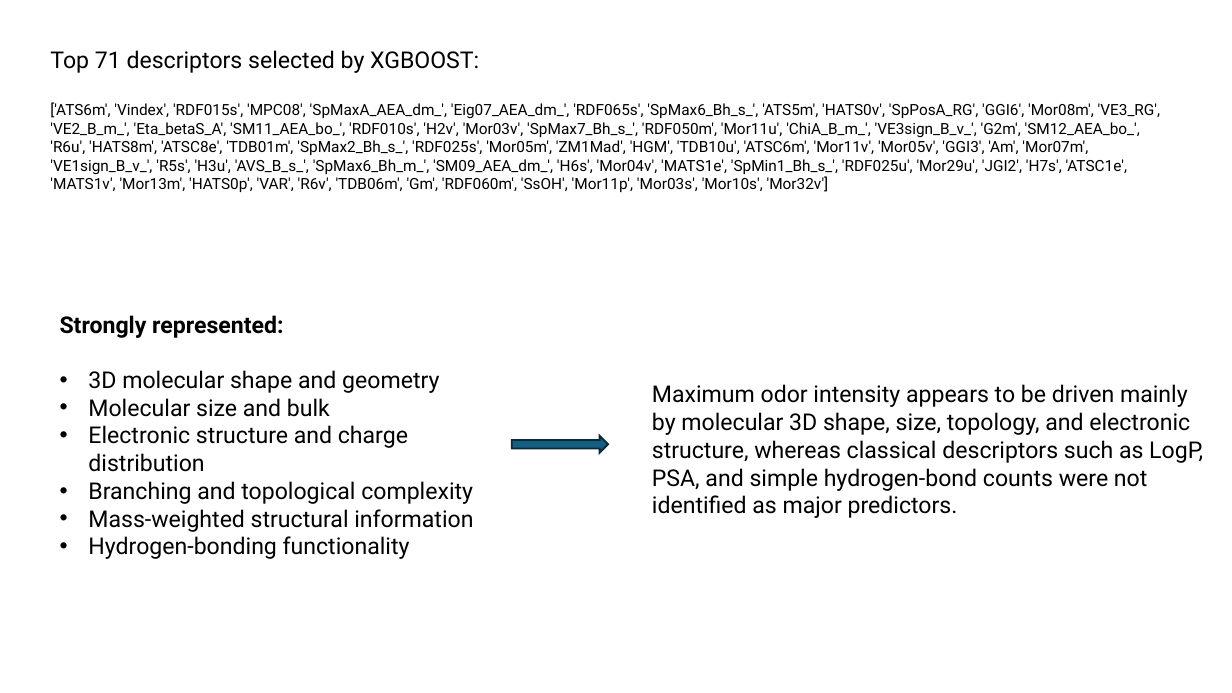
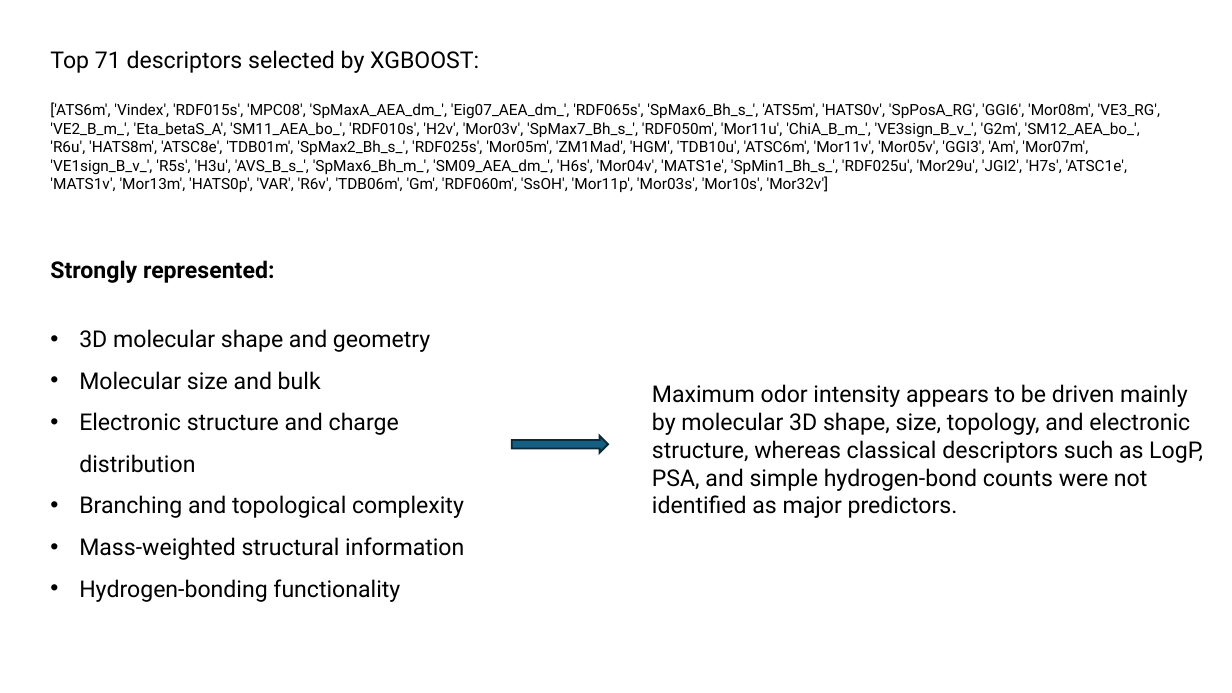
Before and after one commit to kiriyevskykiril/ai-program-2026, a slide deck: slide 10 of project_1/precentation/Smell intensity presentation.pptx (slide 9 before the commit). Drawn at 1232x693 pixels with LibreOffice and Linux fonts; fonts in the diff are those of the drawing. Boxes give left, top, right and bottom in pixels: in the first picture for what was removed or moved away, otherwise in the second. Text is boxed around its words. In the diff, an @@ line names an element or a change of style, - is before the commit and + after.

```diff
--- a/project_1/precentation/Smell intensity presentation.pptx
+++ b/project_1/precentation/Smell intensity presentation.pptx
@@ text "Strongly represented:": place and size @@
-text "Strongly represented:" at (60, 315, 473, 559)
+text "Strongly represented:" at (50, 260, 464, 602)
@@ text at (79, 329, 464, 602): line spacing 1 to 1.5 @@
```
Also in this commit, not shown: 7 other slides changed, 3 slides added, 8 other files.
